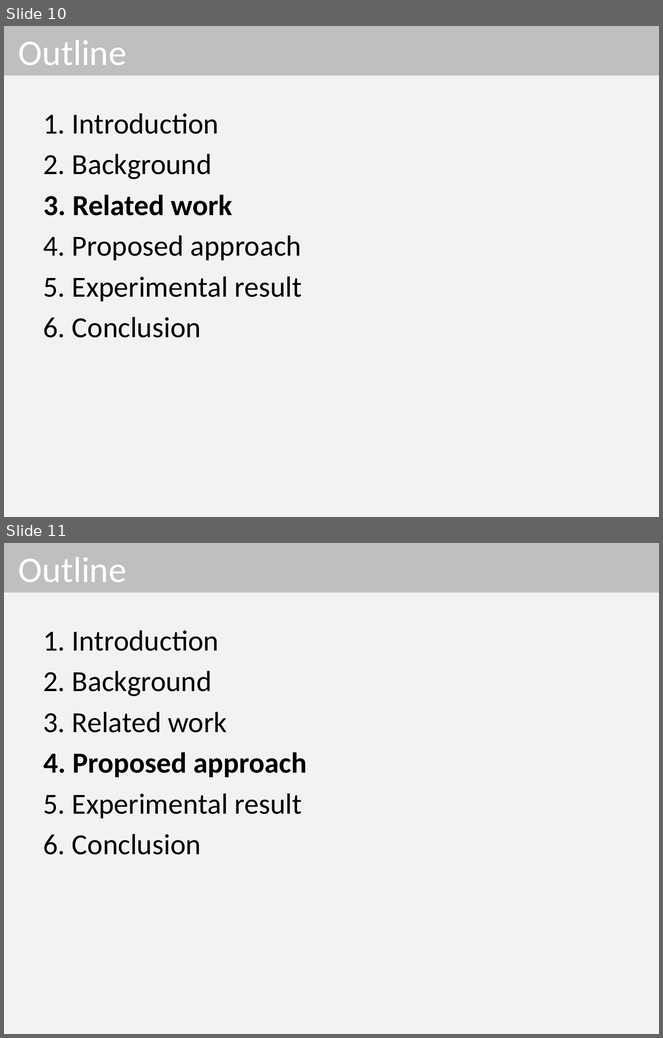
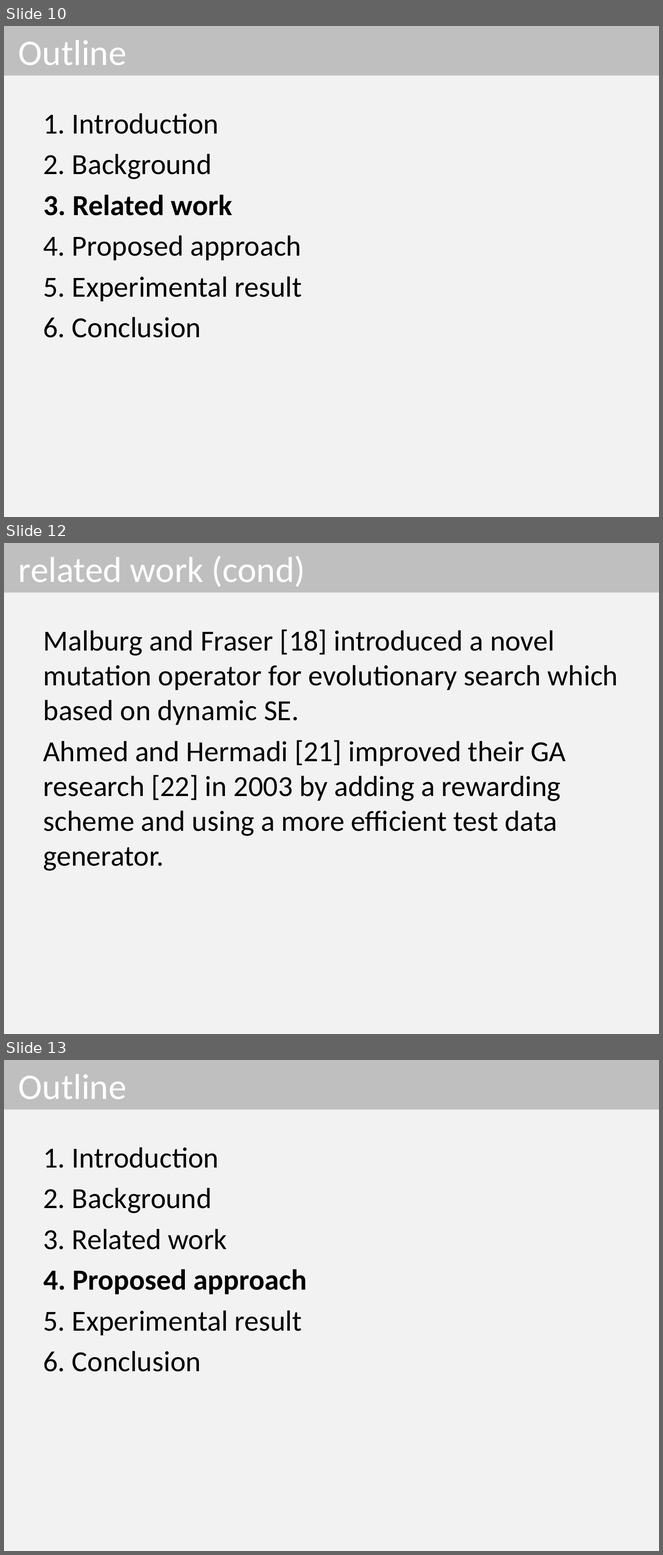
Before and after one commit to dinhngocthi/GAsource, a slide deck: CFT4CUnitSrc/src/report/ACOMP2016_Presentation.pptx. Shown one above the other, each under a label of ours: slides 10 and 11 before the commit, slides 10, 12 and 13 after it; the slides between them are not shown. The pictures are 663x1038 and 663x1555 pixels, drawn with LibreOffice and Linux fonts; fonts in the diff are those of the drawing. Boxes give left, top, right and bottom in pixels: in the first picture for what was removed or moved away, otherwise in the second. Text is boxed around its words. In the diff, an @@ line names an element or a change of style, - is before the commit and + after.

```diff
--- a/CFT4CUnitSrc/src/report/ACOMP2016_Presentation.pptx
+++ b/CFT4CUnitSrc/src/report/ACOMP2016_Presentation.pptx
@@ slide 12 added at (4,543,659,1034), background #F2F2F2 @@
@@ title added at (4,543,659,593), fill #BFBFBF, 39.6 pt, text #FFFFFF @@
+related work (cond)
@@ text added at (44,629,618,871), 32 pt, text #000000 @@
+Malburg and Fraser [18] introduced a novel mutation operator for evolutionary search which based on dynamic SE.
+Ahmed and Hermadi [21] improved their GA research [22] in 2003 by adding a rewarding scheme and using a more efficient test data generator.
@@ what was slide 11 is now slide 13 @@
```
Also in this commit, not shown: 2 slides changed, 9 other slides added.
